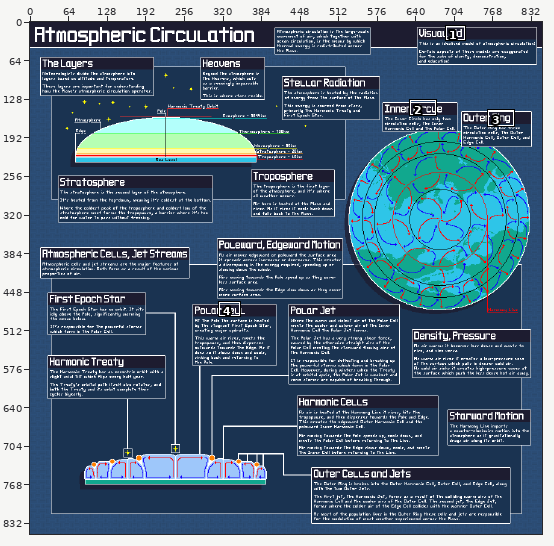
Two states of a pixel-art file, content/Media/Images/Infographics/atmospheric_diagram.aseprite. Above: a wide view before the commit, with the close-up outlined.
Close-up. The starting point:
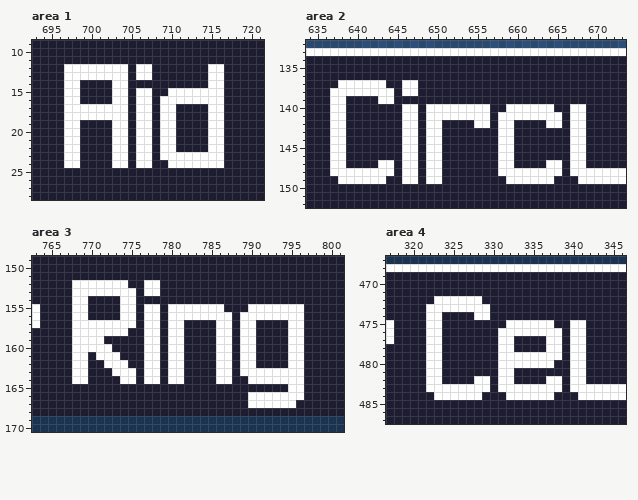
850x850 pixels, 1 frame. Colours within 5 levels of each other are drawn and written as one. Shown: area 1: x 693..721, y 9..28; area 2: x 634..673, y 132..152; area 3: x 763..801, y 149..170; area 4: x 317..346, y 467..487. The commit also changed other parts of the picture, which this record leaves out.
After:
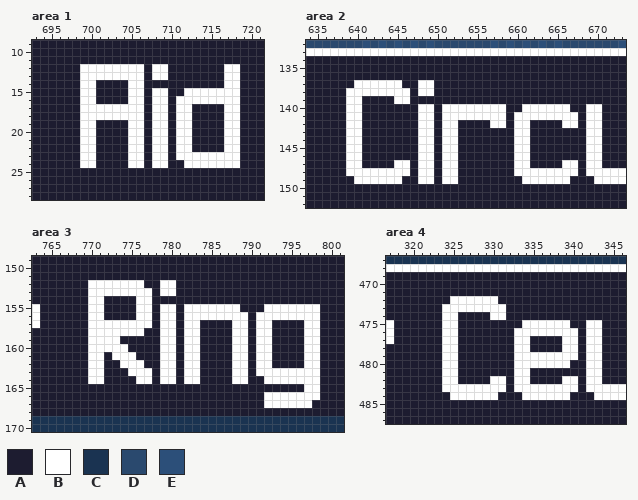
Palette (. is transparent): A #1d1c30  B #ffffff  C #1a3351  D #2a496e  E #2c4f79
Change:
Area 1, layer "Textbox Text":
y 12..13: x 697..698 BB -> AA; x 705 A -> B; x 707..709 BAA -> ABB; x 715..718 BBAA -> AABB
y 14: x 697..700 BBAA -> AABB; x 703..706 BBAA -> AABB; x 715..718 BBAA -> AABB
y 15: x 697..700 BBAA -> AABB; x 703..705 BBA -> AAB; x 707..711 BAABB -> ABBAA; x 717..718 AA -> BB
y 16: x 697..700 BBAA -> AABB; x 703..705 BBA -> AAB; x 707..708 BA -> AB; x 710 B -> A; x 717..718 AA -> BB
y 17..18: x 697..698 BB -> AA; x 705 A -> B; x 707..708 BA -> AB; x 710..712 BAA -> ABB; x 715..718 BBAA -> AABB
y 19..22: x 697..700 BBAA -> AABB; x 703..705 BBA -> AAB; x 707..708 BA -> AB; x 710..712 BAA -> ABB; x 715..718 BBAA -> AABB
y 23: x 697..700 BBAA -> AABB; x 703..705 BBA -> AAB; x 707..708 BA -> AB; x 710 B -> A; x 717..718 AA -> BB
y 24: x 697..700 BBAA -> AABB; x 703..705 BBA -> AAB; x 707..711 BAABB -> ABBAA; x 717..718 AA -> BB
Area 2, layer "Textbox Text":
y 137: x 638..639 BB -> AA; x 644..649 AABBAA -> BBAABB
y 138: x 637..638 BB -> AA; x 645 A -> B; x 647..649 BAA -> ABB
y 139: x 637..640 BBAA -> AABB; x 643..646 BBAA -> AABB
y 140: x 637..640 BBAA -> AABB; x 646..648 BBA -> AAB; x 650 B -> A; x 657..660 AABB -> BBAA; x 665..670 AABBAA -> BBAABB
y 141: x 637..640 BBAA -> AABB; x 646..648 BBA -> AAB; x 650 B -> A; x 657 A -> B; x 659 B -> A; x 666 A -> B; x 668..670 BAA -> ABB
y 142: x 637..640 BBAA -> AABB; x 646..648 BBA -> AAB; x 650..652 BAA -> ABB; x 655..657 BBA -> AAB; x 659..661 BAA -> ABB; x 664..666 BBA -> AAB; x 668..670 BAA -> ABB
y 143..146: x 637..640 BBAA -> AABB; x 646..648 BBA -> AAB; x 650..652 BAA -> ABB; x 658..661 BBAA -> AABB; x 667..670 BBAA -> AABB
y 147: x 637..640 BBAA -> AABB; x 643..645 BBA -> AAB; x 647..648 BA -> AB; x 650..652 BAA -> ABB; x 658..661 BBAA -> AABB; x 664..666 BBA -> AAB; x 668..670 BAA -> ABB
y 148: x 637..638 BB -> AA; x 645 A -> B; x 647..648 BA -> AB; x 650..652 BAA -> ABB; x 658..659 BB -> AA; x 666 A -> B; x 668 B -> A
y 149: x 638..639 BB -> AA; x 644..648 AABBA -> BBAAB; x 650..652 BAA -> ABB; x 659..660 BB -> AA; x 665..666 AA -> BB; x 668..669 BB -> AA
Area 3, layer "Textbox Text":
y 152: x 768..769 BB -> AA; x 775..780 AABBAA -> BBAABB
y 153: x 768..769 BB -> AA; x 776 A -> B; x 778..780 BAA -> ABB
y 154: x 768..771 BBAA -> AABB; x 774..777 BBAA -> AABB
y 155: x 768..771 BBAA -> AABB; x 774..776 BBA -> AAB; x 778..779 BA -> AB; x 781 B -> A; x 787..788 AA -> BB; x 790..791 BB -> AA; x 797..798 AA -> BB
y 156: x 768..771 BBAA -> AABB; x 774..776 BBA -> AAB; x 778..779 BA -> AB; x 781 B -> A; x 788 A -> B; x 790 B -> A; x 797..798 AA -> BB
y 157: x 768..769 BB -> AA; x 776 A -> B; x 778..779 BA -> AB; x 781..783 BAA -> ABB; x 786..788 BBA -> AAB; x 790..792 BAA -> ABB; x 795..798 BBAA -> AABB
y 158: x 768..769 BB -> AA; x 775..779 AABBA -> BBAAB; x 781..783 BAA -> ABB; x 786..788 BBA -> AAB; x 790..792 BAA -> ABB; x 795..798 BBAA -> AABB
y 159: x 768..769 BB -> AA; x 772..773 AA -> BB; x 777..779 BBA -> AAB; x 781..783 BAA -> ABB; x 786..788 BBA -> AAB; x 790..792 BAA -> ABB; x 795..798 BBAA -> AABB
y 160: x 768..769 BB -> AA; x 773..774 AA -> BB; x 777..779 BBA -> AAB; x 781..783 BAA -> ABB; x 786..788 BBA -> AAB; x 790..792 BAA -> ABB; x 795..798 BBAA -> AABB
y 161: x 768..770 BBA -> AAB; x 772 B -> A; x 774..775 AA -> BB; x 777..779 BBA -> AAB; x 781..783 BAA -> ABB; x 786..788 BBA -> AAB; x 790..792 BAA -> ABB; x 795..798 BBAA -> AABB
y 162: x 768..773 BBAABB -> AABBAA; x 775..779 AABBA -> BBAAB; x 781..783 BAA -> ABB; x 786..788 BBA -> AAB; x 790..792 BAA -> ABB; x 795..798 BBAA -> AABB
y 163: x 768..771 BBAA -> AABB; x 773..774 BB -> AA; x 776 A -> B; x 778..779 BA -> AB; x 781..783 BAA -> ABB; x 786..788 BBA -> AAB; x 790 B -> A; x 797..798 AA -> BB
y 164: x 768..771 BBAA -> AABB; x 774..776 BBA -> AAB; x 778..779 BA -> AB; x 781..783 BAA -> ABB; x 786..791 BBAABB -> AABBAA; x 797..798 AA -> BB
y 165: x 795..798 BBAA -> AABB
y 166: x 790..791 BB -> AA; x 797..798 AA -> BB
y 167: x 790..791 BB -> AA; x 796..797 AA -> BB
Area 4, layer "Textbox Text":
y 472: x 323..324 BB -> AA; x 329..330 AA -> BB
y 473: x 322..323 BB -> AA; x 330..331 AA -> BB
y 474: x 322..325 BBAA -> AABB; x 328..331 BBAA -> AABB
y 475: x 322..325 BBAA -> AABB; x 332..333 BB -> AA; x 338..343 AABBAA -> BBAABB
y 476: x 322..325 BBAA -> AABB; x 331..332 BB -> AA; x 339 A -> B; x 341..343 BAA -> ABB
y 477..478: x 322..325 BBAA -> AABB; x 331..334 BBAA -> AABB; x 337..339 BBA -> AAB; x 341..343 BAA -> ABB
y 479: x 322..325 BBAA -> AABB; x 331..332 BB -> AA; x 339 A -> B; x 341..343 BAA -> ABB
y 480: x 322..325 BBAA -> AABB; x 331..332 BB -> AA; x 338..343 AABBAA -> BBAABB
y 481: x 322..325 BBAA -> AABB; x 331..334 BBAA -> AABB; x 340..343 BBAA -> AABB
y 482: x 322..325 BBAA -> AABB; x 328..330 BBA -> AAB; x 332..334 BAA -> ABB; x 337..339 BBA -> AAB; x 341..343 BAA -> ABB
y 483: x 322..323 BB -> AA; x 330 A -> B; x 332 B -> A; x 339 A -> B; x 341 B -> A
y 484: x 323..324 BB -> AA; x 329..330 AA -> BB; x 332..333 BB -> AA; x 338..339 AA -> BB; x 341..342 BB -> AA
Boxes around the changes in both close-ups, in picture pixels (x1, y1, x2, y2):
changed: (64, 64, 240, 168)
changed: (330, 80, 602, 184)
changed: (72, 280, 320, 408)
changed: (426, 296, 602, 400)
